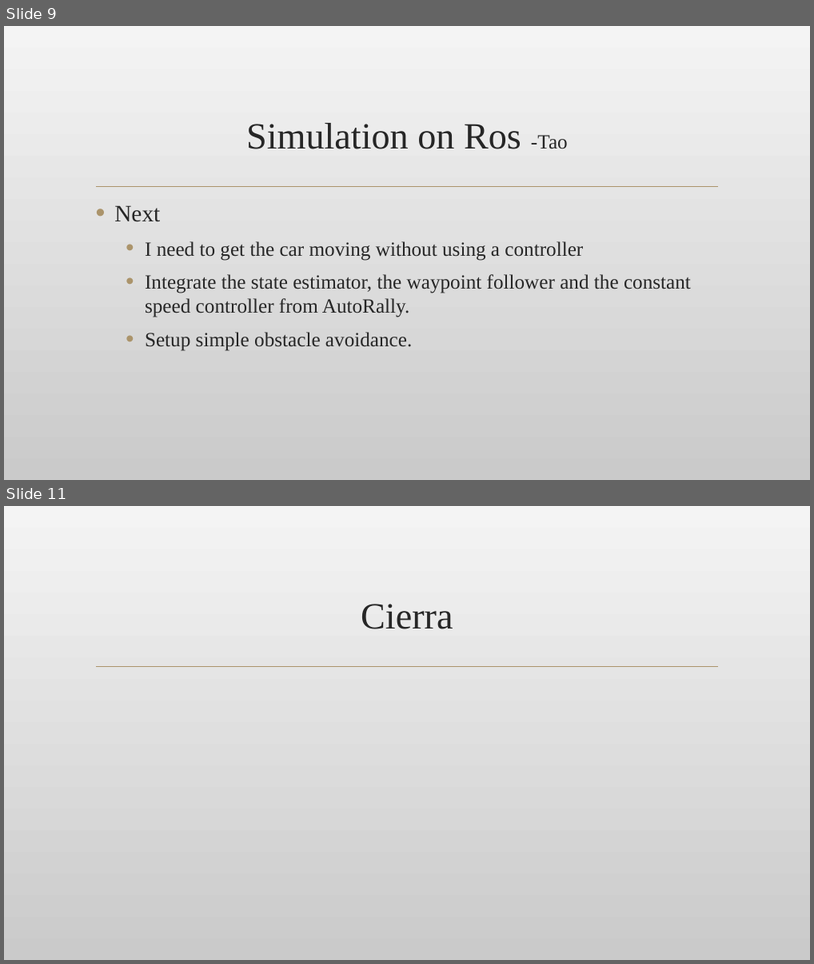
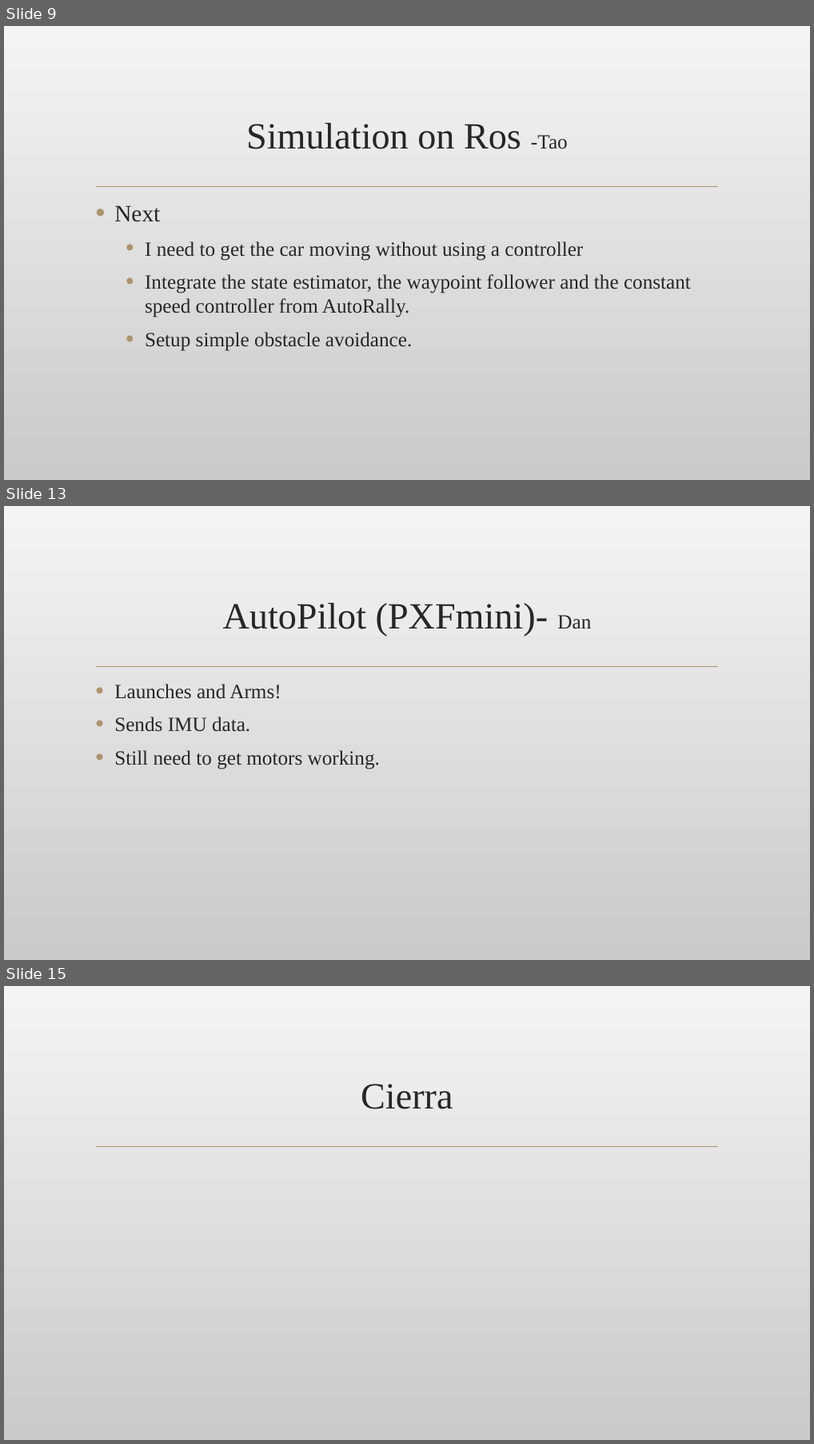
Before and after one commit to TaoChenOSU/ARC, a slide deck: winter_prog/Winter_Progress_Report.pptx. Shown one above the other, each under a label of ours: slides 9 and 11 before the commit, slides 9, 13 and 15 after it; the slides between them are not shown. The pictures are 814x964 and 814x1444 pixels, drawn with LibreOffice and Linux fonts; fonts in the diff are those of the drawing; background and template pictures are left out. Boxes give left, top, right and bottom in pixels: in the first picture for what was removed or moved away, otherwise in the second. Text is boxed around its words. In the diff, an @@ line names an element or a change of style, - is before the commit and + after.

```diff
--- a/winter_prog/Winter_Progress_Report.pptx
+++ b/winter_prog/Winter_Progress_Report.pptx
@@ slide 13 added at [4, 506, 810, 960], background picture (left out); not listed: 1 template element that a slide beside it also shows @@
@@ title added at [223, 603, 591, 636], 44 pt, text #262626 @@
+AutoPilot (PXFmini)- Dan
@@ text added at [114, 684, 380, 769], 24 pt, text #262626 @@
+• Launches and Arms!
+• Sends IMU data.
+• Still need to get motors working.
@@ what was slide 11 is now slide 15 @@
```
Also in this commit, not shown: 4 other slides added, 1 slide removed.
